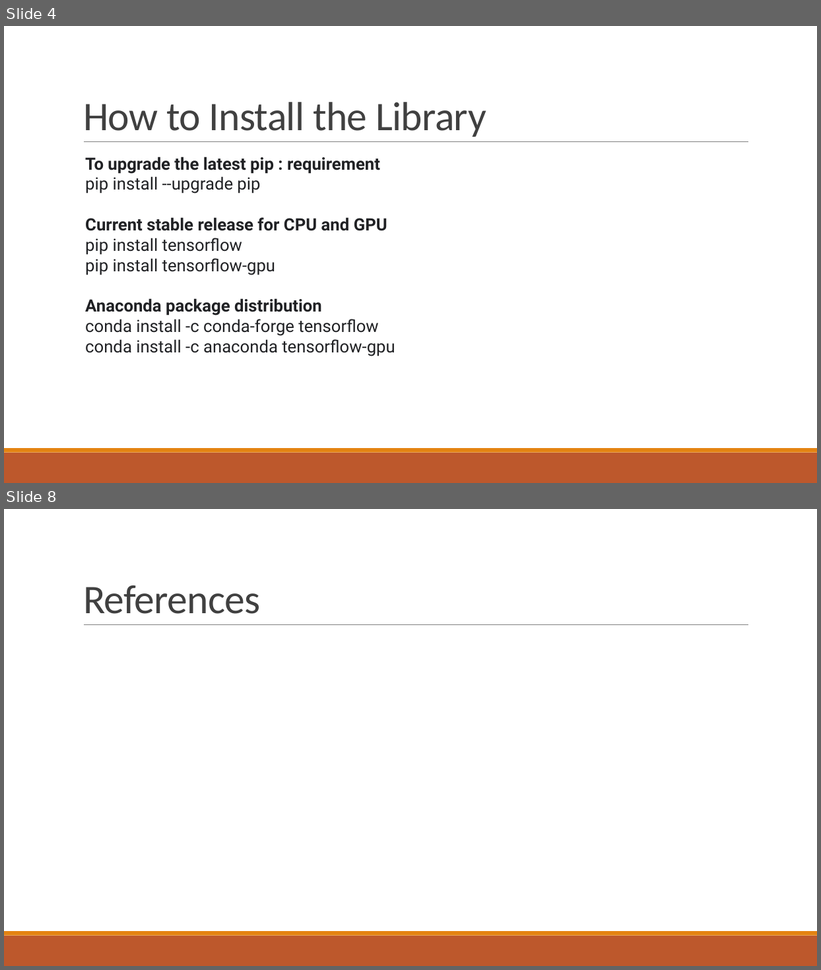
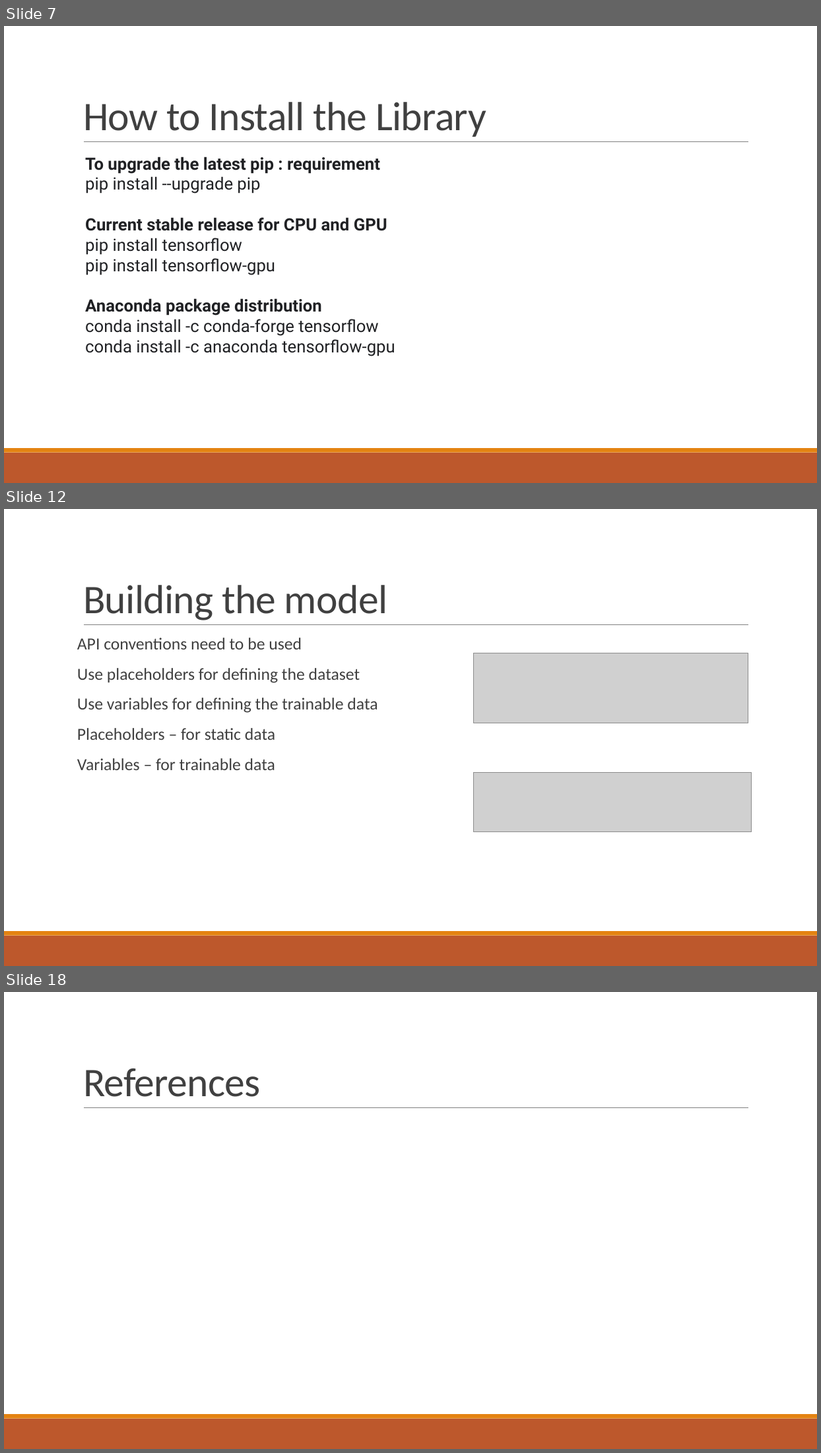
Before and after one commit to agx01/tf_presentation, a slide deck: Tensorflow_presentation.pptx. Shown one above the other, each under a label of ours: slides 4 and 8 before the commit, slides 7, 12 and 18 after it; the slides between them are not shown. The pictures are 821x970 and 821x1453 pixels, drawn with LibreOffice and Linux fonts; fonts in the diff are those of the drawing; grey boxes stand for pictures. Boxes give left, top, right and bottom in pixels: in the first picture for what was removed or moved away, otherwise in the second. Text is boxed around its words. In the diff, an @@ line names an element or a change of style, - is before the commit and + after.

```diff
--- a/Tensorflow_presentation.pptx
+++ b/Tensorflow_presentation.pptx
@@ slide 12 added at (4,509,817,966), background #FFFFFF; not listed: 3 template elements that a slide beside it also shows @@
@@ title added at (83,585,387,621), 48 pt, text #404040 @@
+Building the model
@@ text added at (77,638,378,770), 20 pt, text #404040 @@
+API conventions need to be used
+Use placeholders for defining the dataset
+Use variables for defining the trainable data
+Placeholders – for static data
+Variables – for trainable data
@@ picture added at (474,653,748,723) @@
@@ picture added at (474,773,752,833) @@
@@ what was slide 4 is now slide 7 @@
@@ what was slide 8 is now slide 18 @@
```
Also in this commit, not shown: 3 slides changed, 11 other slides added, 2 slides removed, 7 other files.
